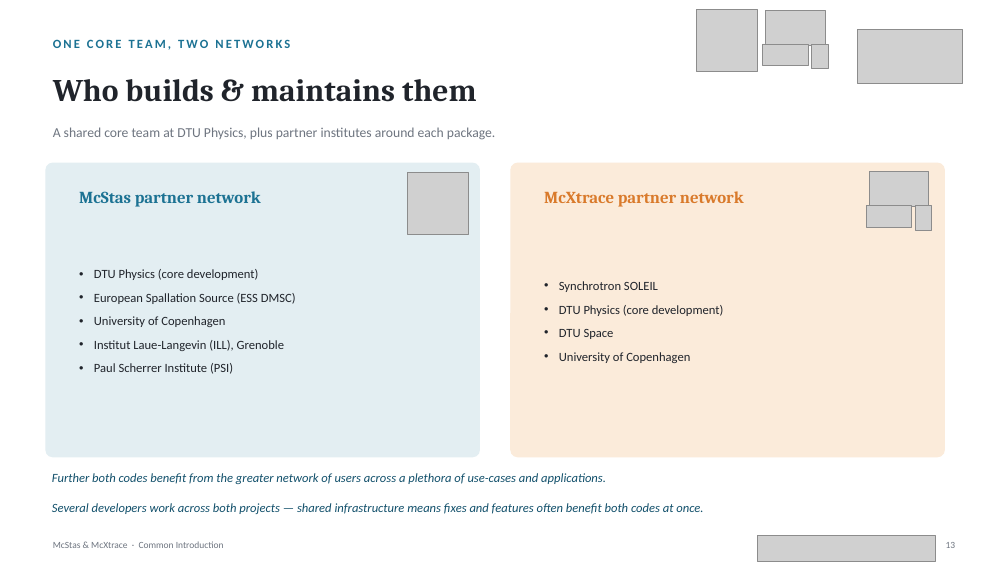
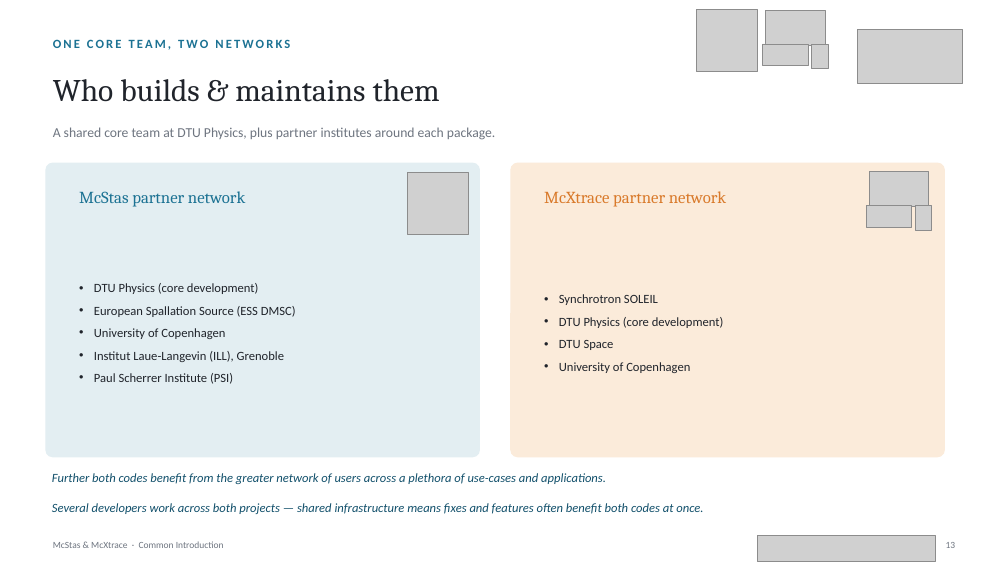
Before and after one commit to mccode-dev/PaNRAID, a slide deck: slide 13 of 21_September_Monday/02_Intro_and_General_Concepts/02_McStas_McXtrace_Common_Introduction.pptx. Drawn at 1008x567 pixels with LibreOffice and Linux fonts; fonts in the diff are those of the drawing; grey boxes stand for pictures. Boxes give left, top, right and bottom in pixels: in the first picture for what was removed or moved away, otherwise in the second. Text is boxed around its words. In the diff, an @@ line names an element or a change of style, - is before the commit and + after.

```diff
--- a/21_September_Monday/02_Intro_and_General_Concepts/02_McStas_McXtrace_Common_Introduction.pptx
+++ b/21_September_Monday/02_Intro_and_General_Concepts/02_McStas_McXtrace_Common_Introduction.pptx
@@ bold off in 3 elements at [79, 191, 245, 207], [544, 191, 726, 207], [53, 79, 440, 102] @@
@@ text "DTU Physics (core development)": place and size @@
-text "DTU Physics (core development)" at [94, 269, 296, 374]
+text "DTU Physics (core development)" at [94, 283, 296, 384]
@@ text "DTU Physics (core development)" at [94, 283, 296, 384]: less space between paragraphs @@
@@ text "Synchrotron SOLEIL" at [559, 294, 724, 373]: less space between paragraphs @@
@@ text "Synchrotron SOLEIL": place and size @@
-text "Synchrotron SOLEIL" at [559, 281, 724, 363]
+text "Synchrotron SOLEIL" at [559, 294, 724, 373]
```
Also in this commit, not shown: 17 other slides changed, 2 slides added, 1 other file.
